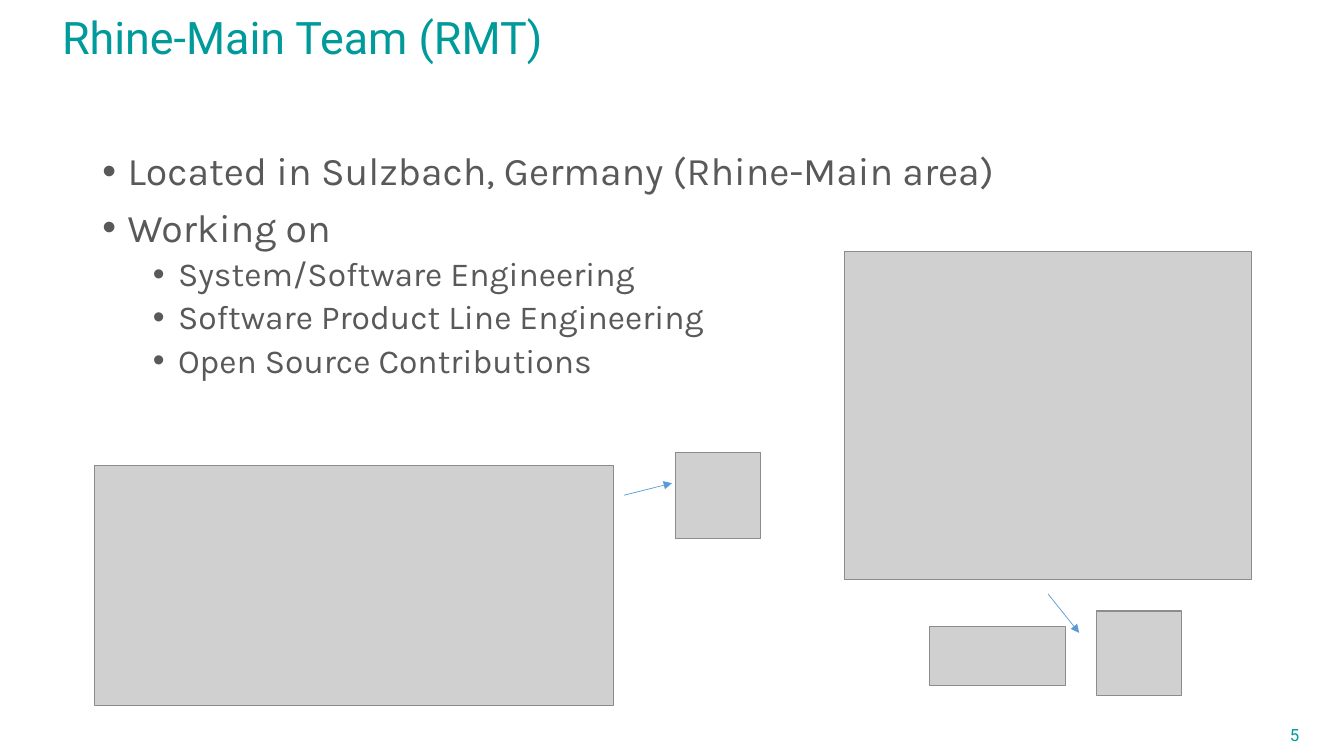
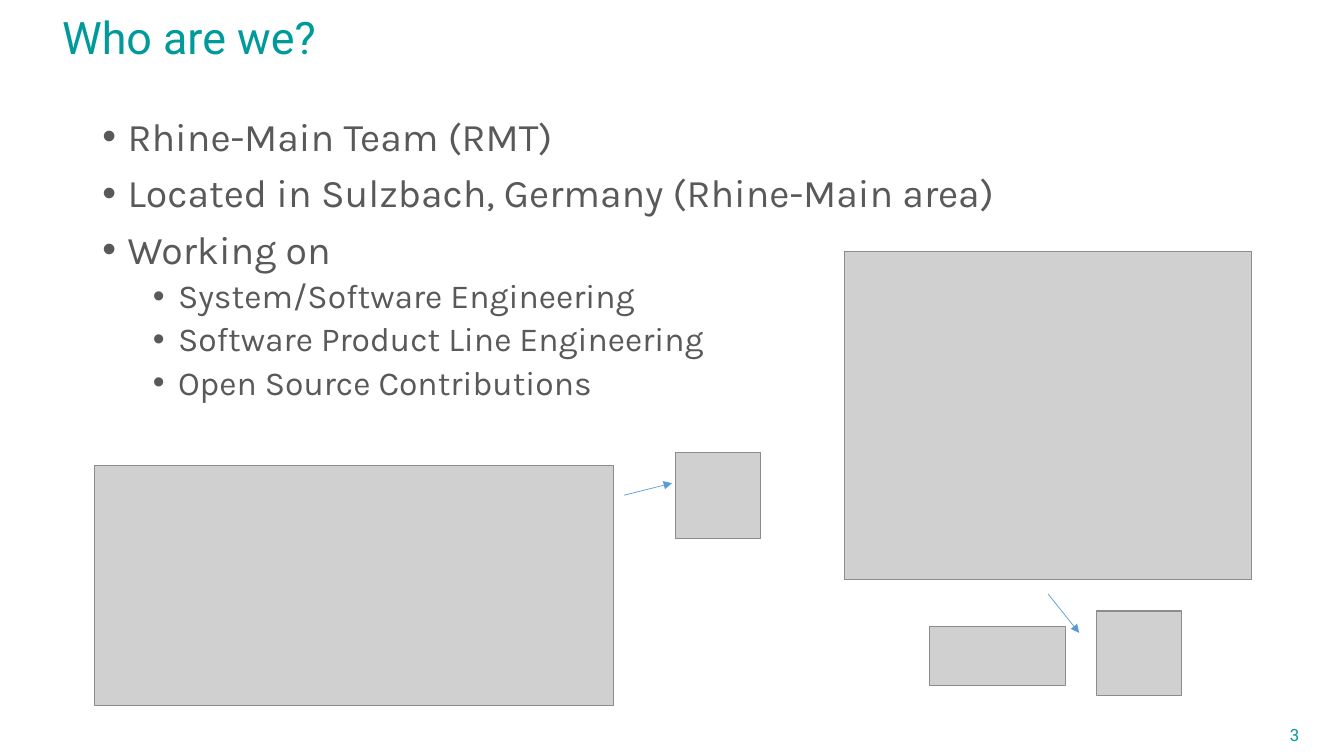
Before and after one commit to avengineers/SPLC2023, a slide deck: slide 3 of Challenges_at_Marquardt.pptx (slide 5 before the commit). Drawn at 1344x756 pixels with LibreOffice and Linux fonts; fonts in the diff are those of the drawing; grey boxes stand for pictures; background and template pictures are left out. Boxes give left, top, right and bottom in pixels: in the first picture for what was removed or moved away, otherwise in the second. Text is boxed around its words. In the diff, an @@ line names an element or a change of style, - is before the commit and + after.

Commit message:
Outcome of today's discussion with the team

```diff
--- a/Challenges_at_Marquardt.pptx
+++ b/Challenges_at_Marquardt.pptx
@@ title at [62, 20, 316, 55]: text changed @@
-Rhine-Main Team (RMT)
+Who are we?
@@ text "Rhine-Main Team (RMT)": place and size @@
-text "Rhine-Main Team (RMT)" at [128, 156, 993, 381]
+text "Rhine-Main Team (RMT)" at [128, 122, 993, 403]
@@ text at [128, 122, 553, 156]: paragraph added @@
+• Rhine-Main Team (RMT)
@@ page number at [1290, 729, 1299, 741]: text changed @@
-5
+3
```
Also in this commit, not shown: 2 other slides changed, 2 slides removed.
